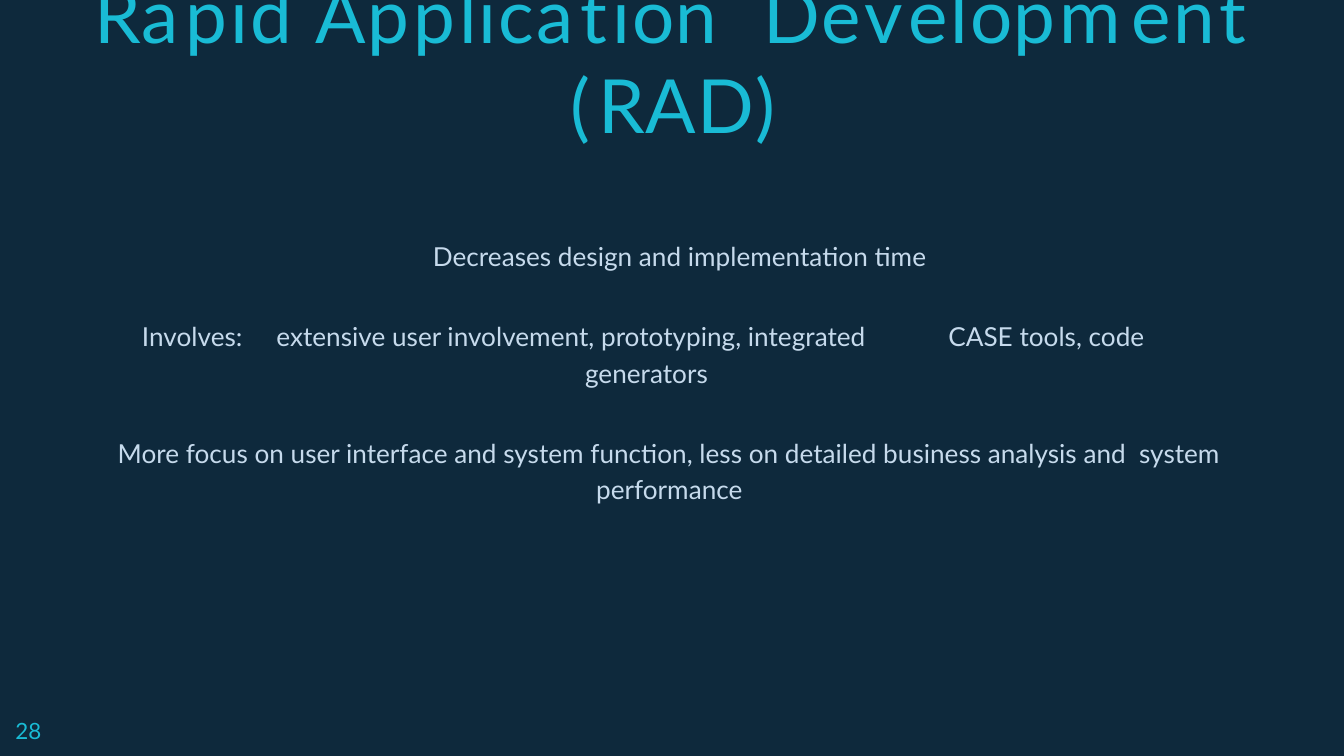
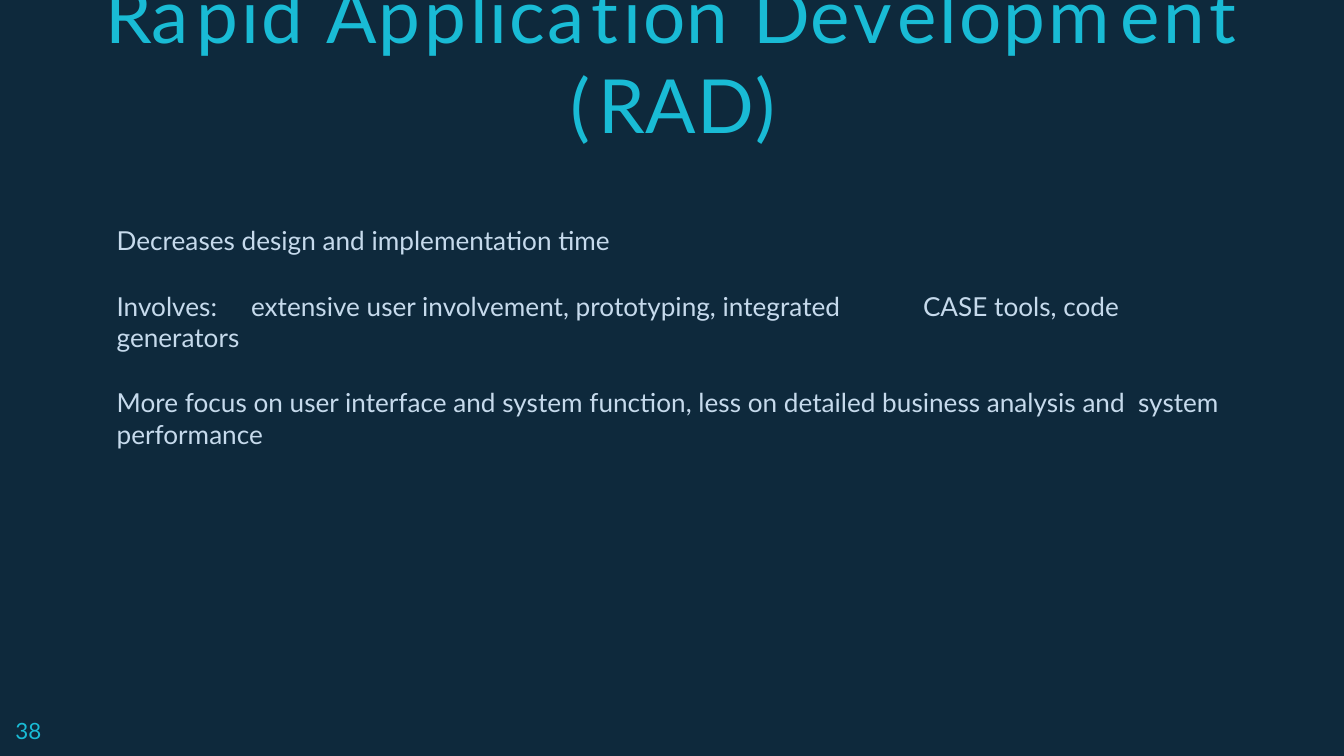
Before and after one commit to Andipstha/SAD-presentation, a slide deck: slide 38 of sad.pptx (slide 28 before the commit). Drawn at 1344x756 pixels with LibreOffice and Linux fonts; fonts in the diff are those of the drawing. Boxes give left, top, right and bottom in pixels: in the first picture for what was removed or moved away, otherwise in the second. Text is boxed around its words. In the diff, an @@ line names an element or a change of style, - is before the commit and + after.

```diff
--- a/sad.pptx
+++ b/sad.pptx
@@ title "Rapid Application Development (RAD)" rewrapped from <box>94,0,776,144</box> to <box>105,0,776,144</box> @@
@@ text "Decreases design and implementation time": place and size @@
-text "Decreases design and implementation time" at <box>118,246,1219,504</box>
+text "Decreases design and implementation time" at <box>117,230,1218,448</box>
@@ text "Decreases design and implementation time" at <box>117,230,1218,448</box>: alignment centre to left; indent changed; line spacing 1.17 to 1; less space between paragraphs @@
@@ page number at <box>15,723,41,739</box>: text changed @@
-28
+38
```
Also in this commit, not shown: 26 other slides changed, 10 slides added, 4 slides removed, 1 other file.
